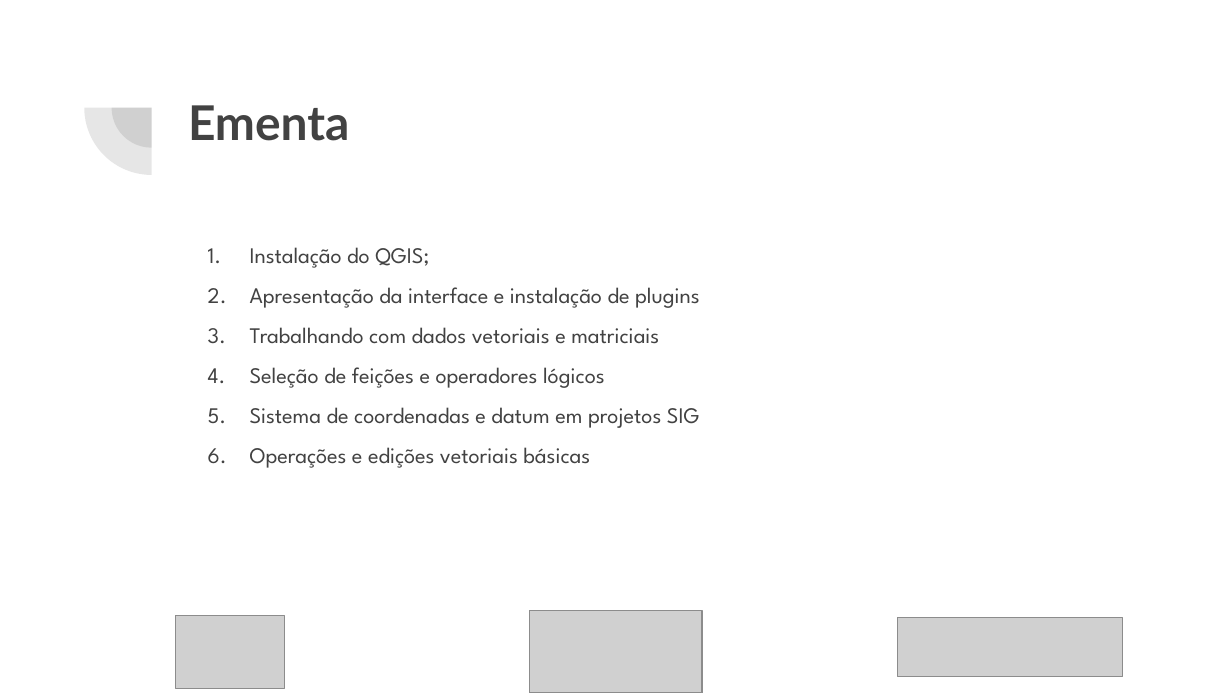
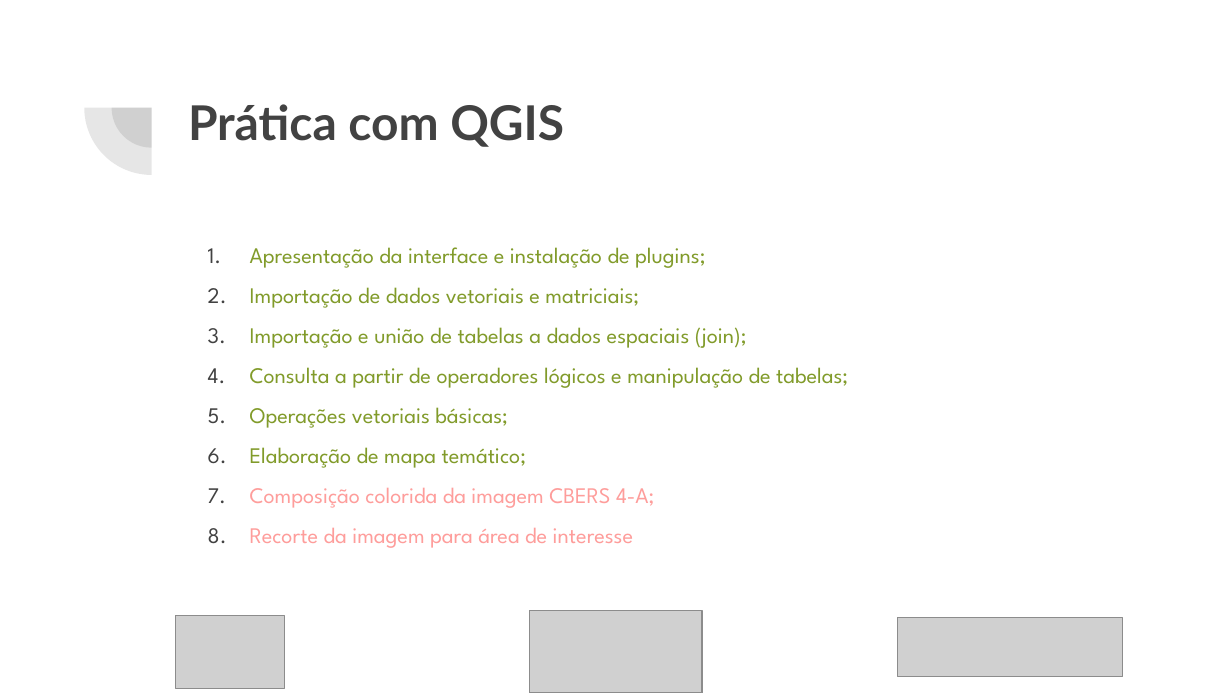
Before and after one commit to thsdornelas/curso_qgis, a slide deck: slide 3 of slides/Curso_QGIS.pptx. Drawn at 1232x693 pixels with LibreOffice and Linux fonts; fonts in the diff are those of the drawing; grey boxes stand for pictures. Boxes give left, top, right and bottom in pixels: in the first picture for what was removed or moved away, otherwise in the second. Text is boxed around its words. In the diff, an @@ line names an element or a change of style, - is before the commit and + after.

```diff
--- a/slides/Curso_QGIS.pptx
+++ b/slides/Curso_QGIS.pptx
@@ title at [188, 104, 564, 147]: text changed @@
-Ementa
+Prática com QGIS
@@ text at [250, 247, 848, 548]: text changed; text colour #424242 to #819B2A @@
-1. Instalação do QGIS;
-2. Apresentação da interface e instalação de plugins
-3. Trabalhando com dados vetoriais e matriciais
-4. Seleção de feições e operadores lógicos
-5. Sistema de coordenadas e datum em projetos SIG
-6. Operações e edições vetoriais básicas
+1. Apresentação da interface e instalação de plugins;
+2. Importação de dados vetoriais e matriciais;
+3. Importação e união de tabelas a dados espaciais (join);
+4. Consulta a partir de operadores lógicos e manipulação de tabelas;
+5. Operações vetoriais básicas;
+6. Elaboração de mapa temático;
+7. Composição colorida da imagem CBERS 4-A;
+8. Recorte da imagem para área de interesse
```
Also in this commit, not shown: 1 other slide changed, 31 other files.
